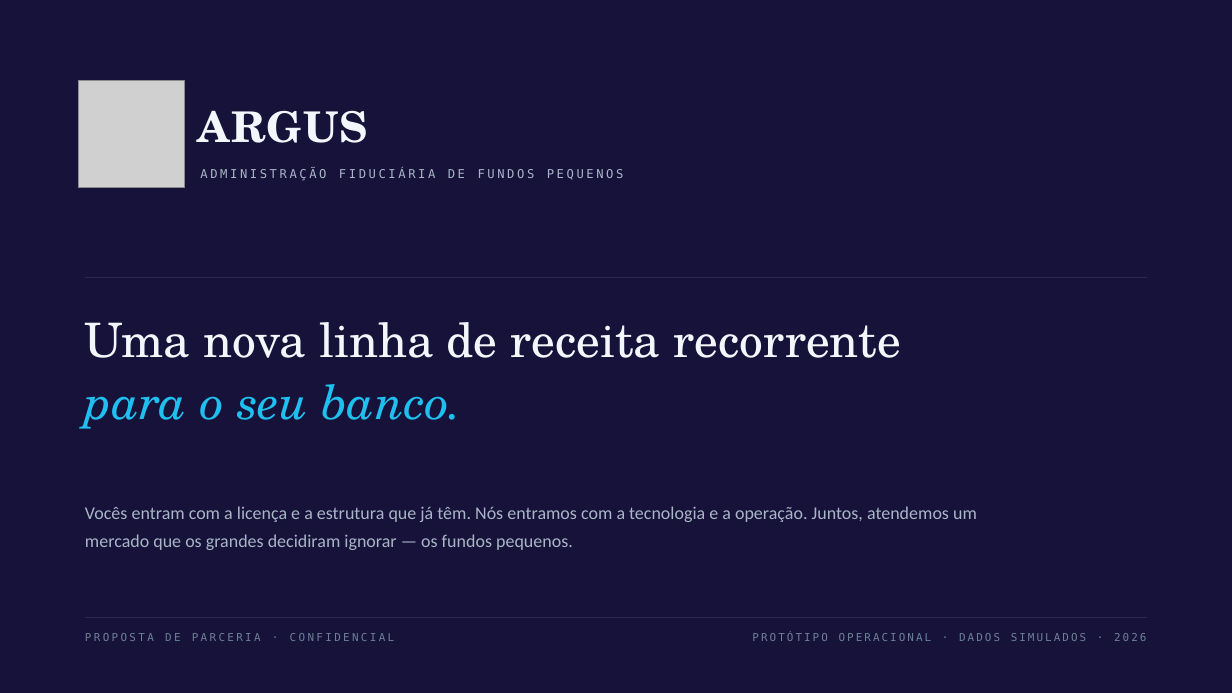
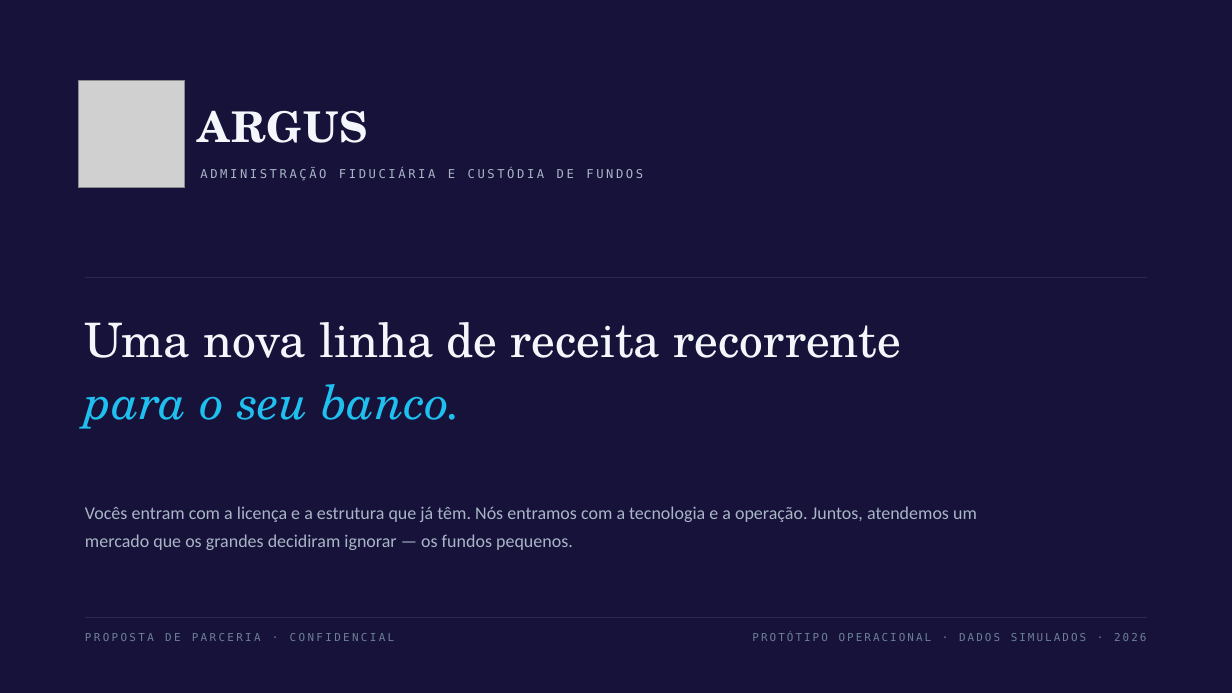
Before and after one commit to viniciuscbf/dtvm, a slide deck: slide 1 of apresentacao/Argus_Apresentacao.pptx. Drawn at 1232x693 pixels with LibreOffice and Linux fonts; fonts in the diff are those of the drawing; grey boxes stand for pictures. Boxes give left, top, right and bottom in pixels: in the first picture for what was removed or moved away, otherwise in the second. Text is boxed around its words. In the diff, an @@ line names an element or a change of style, - is before the commit and + after.

```diff
--- a/apresentacao/Argus_Apresentacao.pptx
+++ b/apresentacao/Argus_Apresentacao.pptx
@@ text at (200,169,643,181): text changed @@
-ADMINISTRAÇÃO FIDUCIÁRIA DE FUNDOS PEQUENOS
+ADMINISTRAÇÃO FIDUCIÁRIA E CUSTÓDIA DE FUNDOS
```
Also in this commit, not shown: 7 other slides changed, 53 other files.
